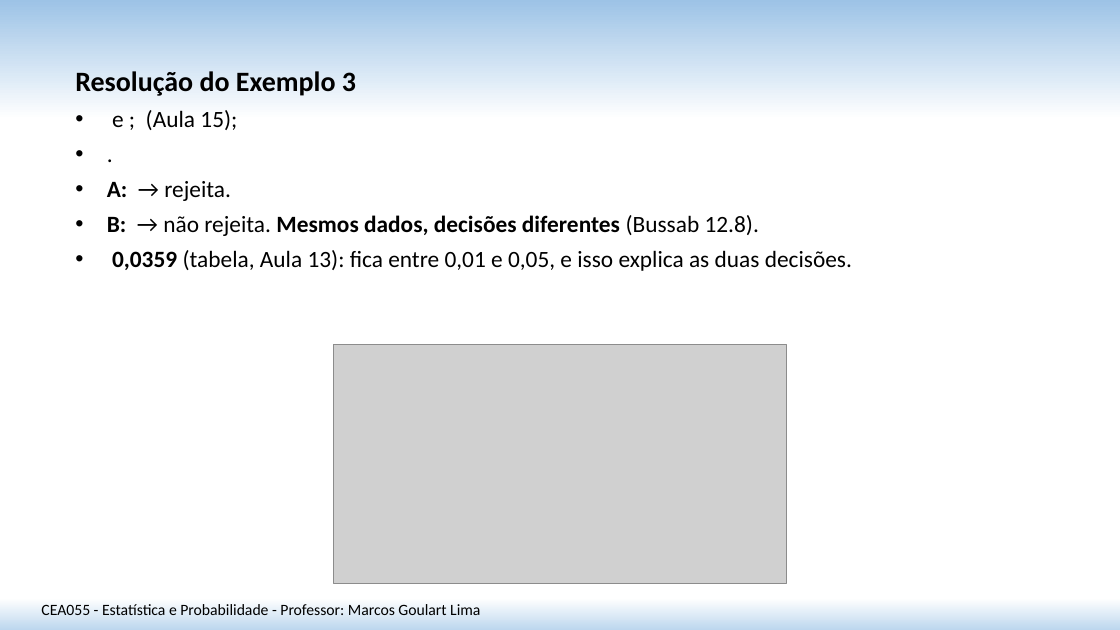
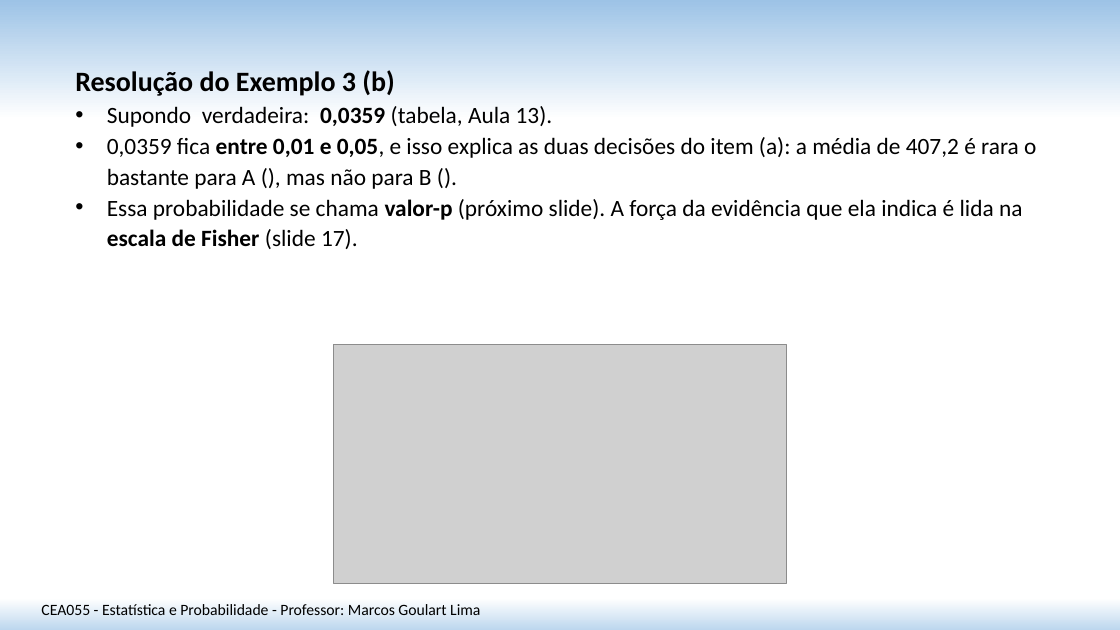
Before and after one commit to matmarcos/minhas-aulas, a slide deck: slide 13 of content/2026-2/cea055-estatistica-probabilidade/21-teste-hipotese-media-var-conhecida/Aula_21_Teste_Hipotese_Media_Var_Conhecida_SITE.pptx (slide 12 before the commit). Drawn at 1120x630 pixels with LibreOffice and Linux fonts; fonts in the diff are those of the drawing; grey boxes stand for pictures. Boxes give left, top, right and bottom in pixels: in the first picture for what was removed or moved away, otherwise in the second. Text is boxed around its words. In the diff, an @@ line names an element or a change of style, - is before the commit and + after.

```diff
--- a/content/2026-2/cea055-estatistica-probabilidade/21-teste-hipotese-media-var-conhecida/Aula_21_Teste_Hipotese_Media_Var_Conhecida_SITE.pptx
+++ b/content/2026-2/cea055-estatistica-probabilidade/21-teste-hipotese-media-var-conhecida/Aula_21_Teste_Hipotese_Media_Var_Conhecida_SITE.pptx
@@ text at [75,70,1036,249]: text changed @@
-Resolução do Exemplo 3
-• e ; (Aula 15);
-• .
-• A: → rejeita.
-• B: → não rejeita. Mesmos dados, decisões diferentes (Bussab 12.8).
-• 0,0359 (tabela, Aula 13): fica entre 0,01 e 0,05, e isso explica as duas decisões.
+Resolução do Exemplo 3 (b)
+• Supondo verdadeira: 0,0359 (tabela, Aula 13).
+• 0,0359 fica entre 0,01 e 0,05, e isso explica as duas decisões do item (a): a média de 407,2 é rara o bastante para A (), mas não para B ().
+• Essa probabilidade se chama valor-p (próximo slide). A força da evidência que ela indica é lida na escala de Fisher (slide 17).
```
Also in this commit, not shown: 10 other slides changed, 2 slides added, 1 other file.
